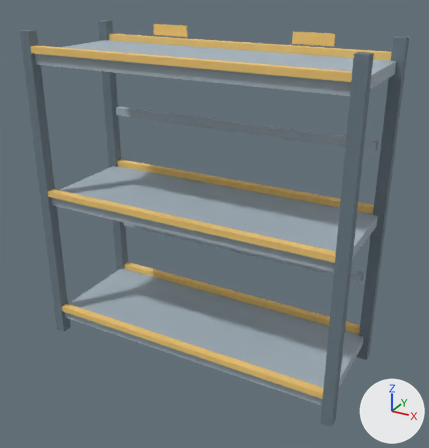
A saved change to the OBJ model Assets/C01InteriorProps/C01-18/Models/P18-02.obj.
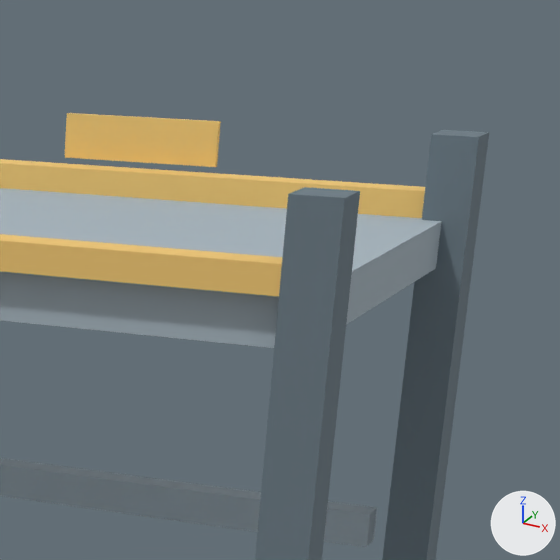
The first picture shows the older version from a camera (50 mm lens) standing at (1.75, -3.09, 2.47) and looking at (0.06, -0.02, 0.94). The close-ups show the older and then the newer version on the part from 64% to 100% of the width and 0% to 35% of the height of that picture. Only the edits that show in the close-ups are written down. Every picture has the same lights, and +X, +Y and +Z are marked at lower right. Where no turn or scale is listed for an object, it has been applied to the vertices.

Objects in the first close-up: 'Back_Support_1.48', 'Rack_Post_1.015_-0.365', 'Rack_Post_1.015_0.365', 'Shelf_2_Deck', 'Shelf_2_Lip_-0.375', 'Shelf_2_Lip_0.375', 'Top_Label_0.5'.
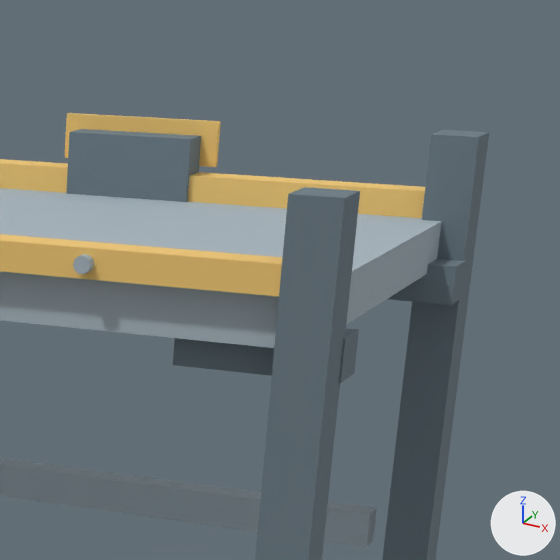
Where the change shows, as pixel boxes [x1, y1, x2, y2] in the close-ups (560 x 560 px):
```json
{"object": "Top_Label_R_MountingBackplate", "change": "added", "after": [66, 129, 201, 202]}
{"object": "Shelf2_Bracket_RF", "change": "added", "after": [173, 328, 359, 383]}
{"object": "Shelf2_Bracket_RB", "change": "added", "after": [388, 259, 466, 305]}
{"object": "Shelf2_LipBolt_RF", "change": "added", "after": [73, 254, 94, 274]}
```

Scene script edits in JSON lines:
```json
{"op": "add", "block": "me_top_label_r_mountingbackplate", "code": ["me_top_label_r_mountingbackplate = bpy.data.meshes.new('Top_Label_R_MountingBackplate')", "me_top_label_r_mountingbackplate.from_pydata(...)  # a box spanning x 0.398..0.602, y 0.339..0.393, z 1.96..2.072", "me_top_label_r_mountingbackplate.materials.append(mat_dark)  # greyish blue #6c7c85"]}
{"op": "add", "block": "me_shelf2_lipbolt_rf", "code": ["me_shelf2_lipbolt_rf = bpy.data.meshes.new('Shelf2_LipBolt_RF')", "me_shelf2_lipbolt_rf.from_pydata(...)  # a 10-sided cylinder along y spanning x 0.708..0.732, y -0.411..-0.394, z 1.9836..2.0064", "me_shelf2_lipbolt_rf.materials.append(mat_steel)  # light grey #a7b6bf"]}
{"op": "add", "block": "me_shelf2_bracket_rf", "code": ["me_shelf2_bracket_rf = bpy.data.meshes.new('Shelf2_Bracket_RF')", "me_shelf2_bracket_rf.from_pydata(...)  # a box spanning x 0.828..1.052, y -0.337..-0.272, z 1.862..1.92", "me_shelf2_bracket_rf.materials.append(mat_dark)  # greyish blue #6c7c85"]}
{"op": "add", "block": "me_shelf2_bracket_rb", "code": ["me_shelf2_bracket_rb = bpy.data.meshes.new('Shelf2_Bracket_RB')", "me_shelf2_bracket_rb.from_pydata(...)  # a box spanning x 0.828..1.052, y 0.273..0.338, z 1.862..1.92", "me_shelf2_bracket_rb.materials.append(mat_dark)  # greyish blue #6c7c85"]}
{"op": "add", "block": "ob_top_label_r_mountingbackplate", "code": ["ob_top_label_r_mountingbackplate = bpy.data.objects.new('Top_Label_R_MountingBackplate', me_top_label_r_mountingbackplate)", "ob_top_label_r_mountingbackplate.location = (0.0, 0.0, 0.0)"]}
{"op": "add", "block": "ob_shelf2_lipbolt_rf", "code": ["ob_shelf2_lipbolt_rf = bpy.data.objects.new('Shelf2_LipBolt_RF', me_shelf2_lipbolt_rf)", "ob_shelf2_lipbolt_rf.location = (0.0, 0.0, 0.0)"]}
{"op": "add", "block": "ob_shelf2_bracket_rf", "code": ["ob_shelf2_bracket_rf = bpy.data.objects.new('Shelf2_Bracket_RF', me_shelf2_bracket_rf)", "ob_shelf2_bracket_rf.location = (0.0, 0.0, 0.0)"]}
{"op": "add", "block": "ob_shelf2_bracket_rb", "code": ["ob_shelf2_bracket_rb = bpy.data.objects.new('Shelf2_Bracket_RB', me_shelf2_bracket_rb)", "ob_shelf2_bracket_rb.location = (0.0, 0.0, 0.0)"]}
```
